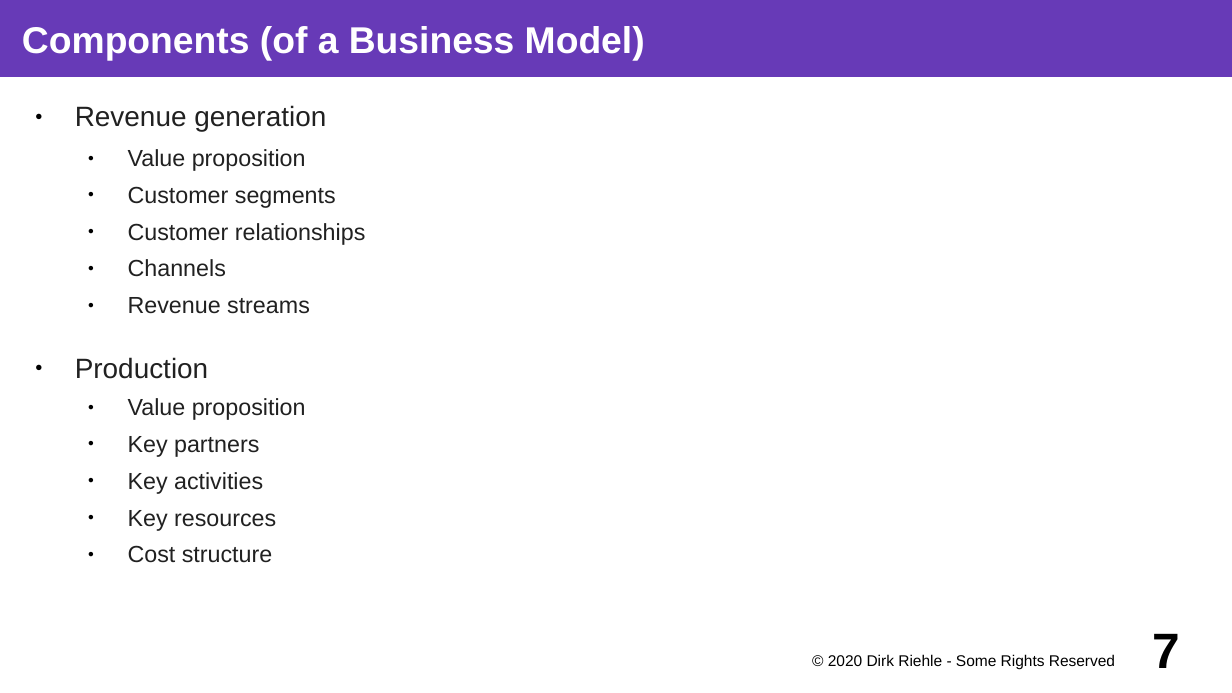
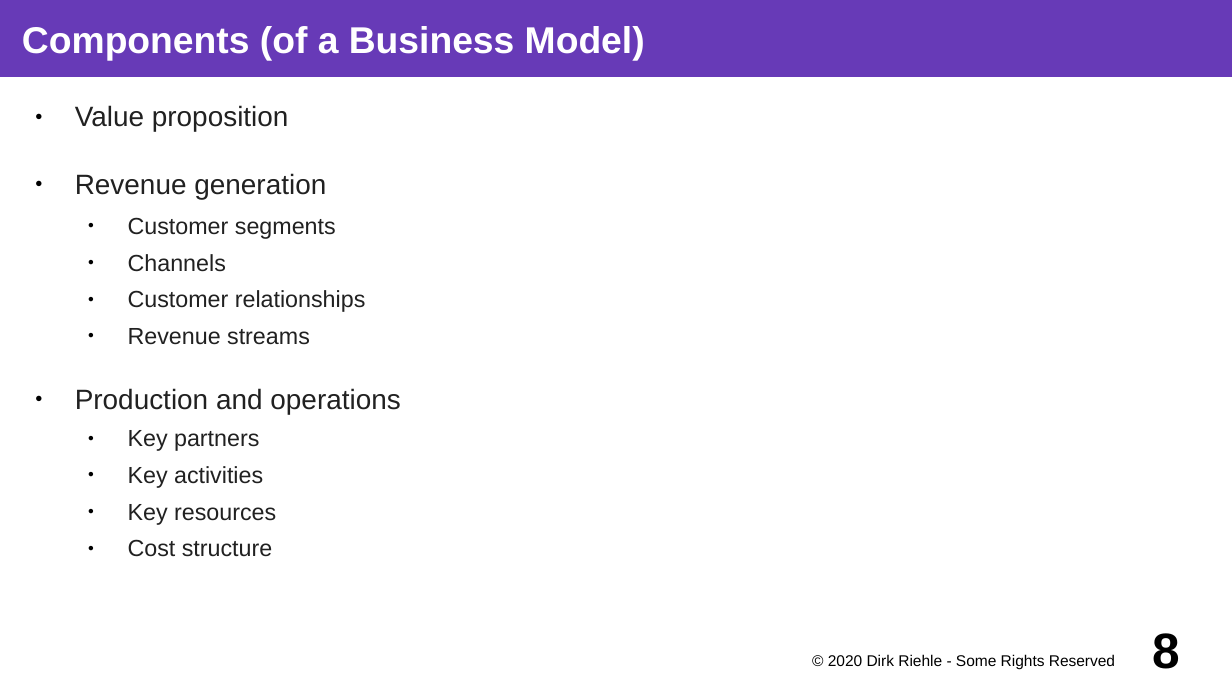
Before and after one commit to dirkriehle/coss-course, a slide deck: slide 8 of Lecture slides/COSS B04 - Business Models.odp (slide 7 before the commit). Drawn at 1232x693 pixels with LibreOffice and Linux fonts; fonts in the diff are those of the drawing. Boxes give left, top, right and bottom in pixels: in the first picture for what was removed or moved away, otherwise in the second. Text is boxed around its words. In the diff, an @@ line names an element or a change of style, - is before the commit and + after.

Commit message:
Added first version of business model slide deck

```diff
--- a/Lecture slides/COSS B04 - Business Models.odp
+++ b/Lecture slides/COSS B04 - Business Models.odp
@@ text at (75,105,289,132): paragraph added @@
+● Value proposition
@@ text at (128,149,306,171): paragraph removed @@
-  ● Value proposition
@@ text at (128,254,226,272): paragraph added @@
+  ● Channels
@@ text at (128,259,226,277): paragraph removed @@
-  ● Channels
@@ text at (75,388,400,414): text changed; size 15 to 18 pt @@
-● Production
-  ● Value proposition
+● Production and operations
@@ page number at (1152,633,1180,669): text changed @@
-7
+8
```
Also in this commit, not shown: 13 other slides changed, 22 slides added, 2 slides removed, 3 other files.
